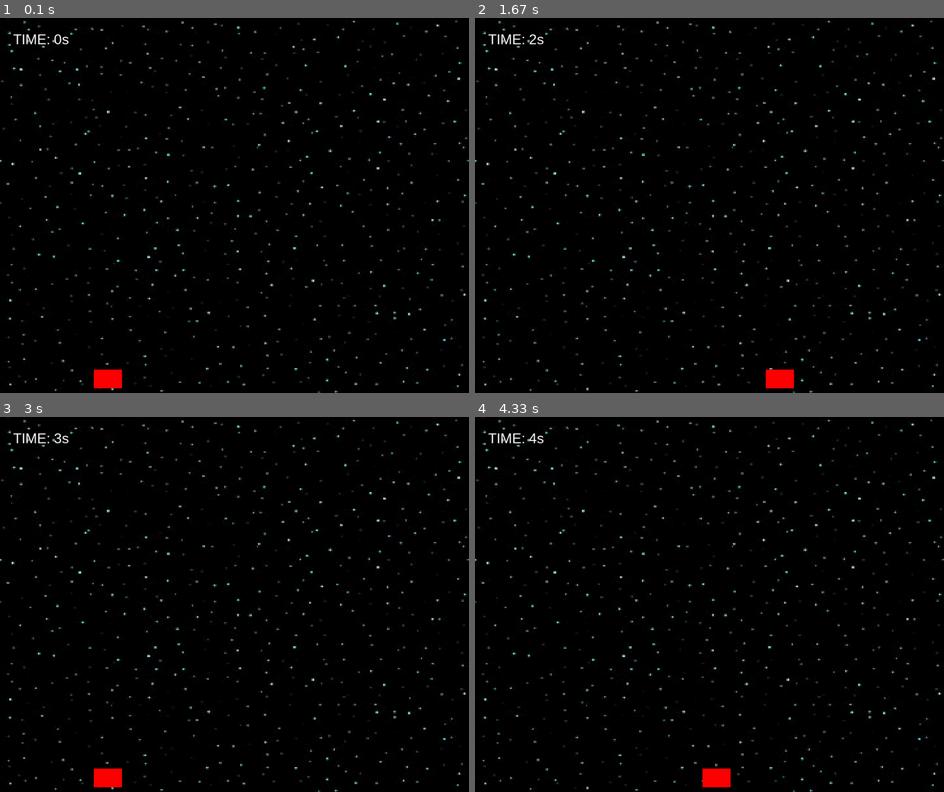
Above: before the commit, frames 1-4 (two rows, left to right).
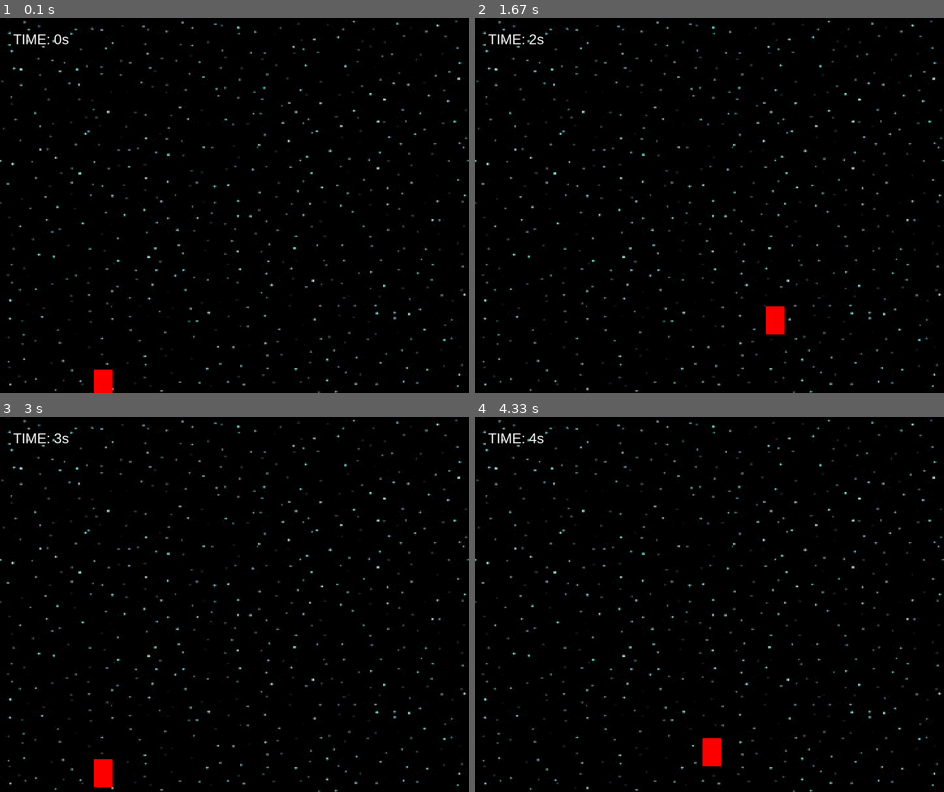
Above: after the commit, the same moments.

Repository: denzeysenpai/py-game
Game: pygame game, started from main.py
Two runs of this game, one before a commit and one after it. Both use one fixed random seed, a clock stepped at 60 frames per second and the inputs below.
Inputs:
- Up to frame 1 (0.1 s): no input
- Up to frame 2 (1.67 s): hold Right 0.33-0.8 s; hold Up 0.83-1.13 s; hold Right 1.17-1.63 s
- Up to frame 3 (3 s): hold Left 1.67-2.2 s; hold Down 2.23-2.53 s; hold Left 2.57-2.97 s
- Up to frame 4 (4.33 s): hold Up 3-3.37 s; hold Right 3.4-4.03 s; hold Down from 4.07 s (still down)

The runs differ from the first frame. In frame 1, 0.1% of the frame differs, in the area x 20-26%, y 93-100%; in frame 2, 0.6%; in frame 3, 0.2%; in frame 4, 0.6%, in the area x 48-55%, y 85-99%.

Commit message:
[UPDATE 0.0.4 : Player OOP]

Diff:
--- a/main.py
+++ b/main.py
@@ -1,21 +1,19 @@
 import pygame
 import time
 import random
+from player import Player
 
 pygame.font.init()
 
 WIDTH, HEIGHT = 1000, 800
 WIN = pygame.display.set_mode((WIDTH, HEIGHT))
 
-PLAYER_HITBOX_X = 40
-PLAYER_HITBOX_Y = 60
-PLAYER_SPEED = 5
 FONT = pygame.font.SysFont("arial", 30)
 clock = pygame.time.Clock()
 start_time = time.time()
 elapsed_time = 0
 
-pygame.display.set_caption("Testing")
+pygame.display.set_caption("Galaga")
 
 BG_IMG = pygame.transform.scale(pygame.image.load("./assets/bg.jpg"), (WIDTH, HEIGHT))
 
@@ -28,8 +26,7 @@
 
 def main():
     run = True
-    player = pygame.Rect(200, HEIGHT - PLAYER_HITBOX_Y + 10, PLAYER_HITBOX_Y, PLAYER_HITBOX_X)
-
+    object = Player()
     while run:
         clock.tick(90)
         elapsed_time = time.time() - start_time
@@ -39,12 +36,16 @@
                 break
 
         keys = pygame.key.get_pressed()
-        if keys[pygame.K_LEFT] and player.x > 10:
-            player.x -= PLAYER_SPEED
-        if keys[pygame.K_RIGHT] and player.x < WIDTH - PLAYER_HITBOX_X - 30:
-            player.x += PLAYER_SPEED
 
-        draw(player, elapsed_time)
+        if keys[pygame.K_LEFT] and object.PLAYER.x > 10:
+            object.moveLeft()
+        if keys[pygame.K_RIGHT] and object.PLAYER.x < WIDTH - object.PLAYER_HITBOX_X - 10:
+            object.moveRight()
+        if keys[pygame.K_UP] and object.PLAYER.y > 10:
+            object.moveUp()
+        if keys[pygame.K_DOWN] and object.PLAYER.y < (HEIGHT - 10 - object.PLAYER_HITBOX_Y):
+            object.moveDown()
+        draw(object.PLAYER, elapsed_time)
 
     pygame.quit()
 
--- /dev/null
+++ b/player.py
@@ -0,0 +1,22 @@
+import pygame
+
+class Player():
+    PLAYER_HITBOX_X = 40
+    PLAYER_HITBOX_Y = 60
+    PLAYER_SPEED = 5
+    PLAYER = ""
+
+    def __init__(self):
+        self.PLAYER = pygame.Rect(200, 800 - self.PLAYER_HITBOX_Y + 10, self.PLAYER_HITBOX_X, self.PLAYER_HITBOX_Y)
+
+    def moveLeft(self):
+        self.PLAYER.x -= self.PLAYER_SPEED
+
+    def moveRight(self):
+        self.PLAYER.x += self.PLAYER_SPEED
+
+    def moveUp(self):
+        self.PLAYER.y -= self.PLAYER_SPEED
+
+    def moveDown(self):
+        self.PLAYER.y += self.PLAYER_SPEED
